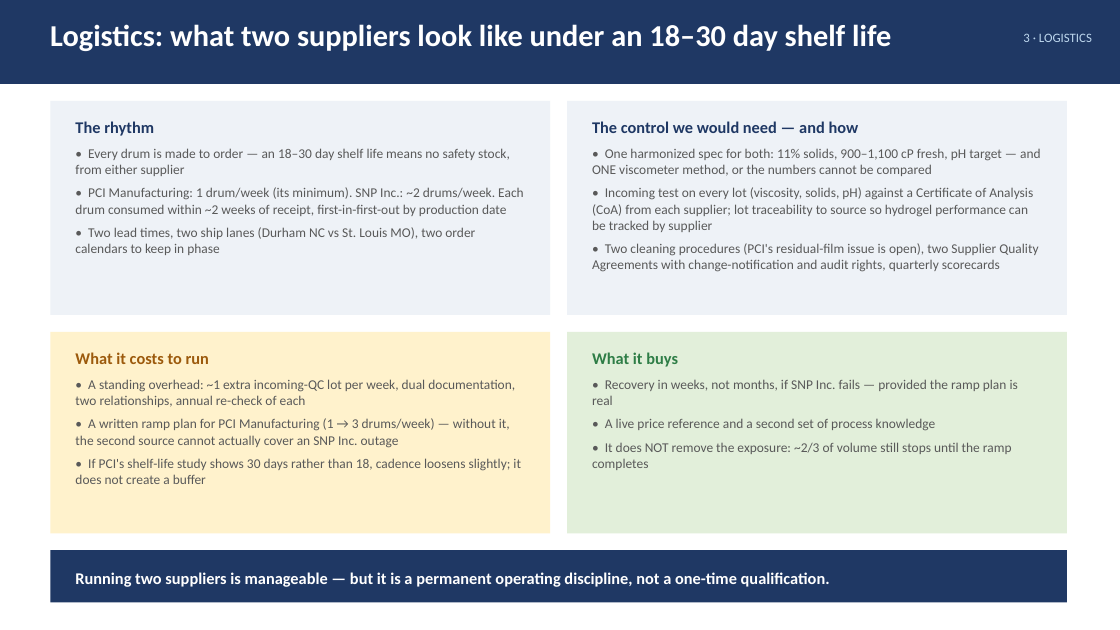
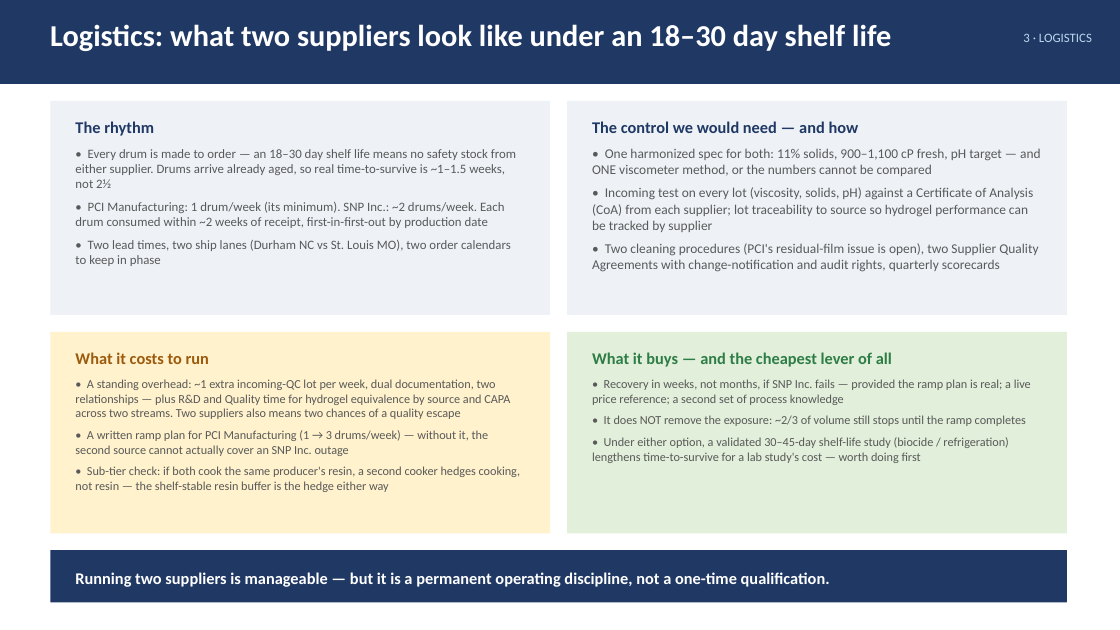
Before and after one commit to naviero1/Claude-Works, a slide deck: slide 6 of PVA second supplier initiative/PVA_Second_Supplier_Leadership_Deck.pptx. Drawn at 1120x630 pixels with LibreOffice and Linux fonts; fonts in the diff are those of the drawing. Boxes give left, top, right and bottom in pixels: in the first picture for what was removed or moved away, otherwise in the second. Text is boxed around its words. In the diff, an @@ line names an element or a change of style, - is before the commit and + after.

```diff
--- a/PVA second supplier initiative/PVA_Second_Supplier_Leadership_Deck.pptx
+++ b/PVA second supplier initiative/PVA_Second_Supplier_Leadership_Deck.pptx
@@ text at bbox=[75, 149, 516, 188]: text changed; size 11.5 to 11 pt @@
-• Every drum is made to order — an 18–30 day shelf life means no safety stock, from either supplier
+• Every drum is made to order — an 18–30 day shelf life means no safety stock from either supplier. Drums arrive already aged, so real time-to-survive is ~1–1.5 weeks, not 2½
@@ text at bbox=[75, 202, 511, 266]: size 11.5 to 11 pt in "• PCI Manufacturing: 1 drum/week (its minimum). ...", "• Two lead times, two ship lanes ..." @@
@@ text at bbox=[592, 352, 1031, 405]: text changed; size 11.5 to 10.5 pt @@
-What it buys
-• Recovery in weeks, not months, if SNP Inc. fails — provided the ramp plan is real
-• A live price reference and a second set of process knowledge
+What it buys — and the cheapest lever of all
+• Recovery in weeks, not months, if SNP Inc. fails — provided the ramp plan is real; a live price reference; a second set of process knowledge
@@ text at bbox=[75, 379, 510, 419]: text changed; size 11.5 to 10.5 pt @@
-• A standing overhead: ~1 extra incoming-QC lot per week, dual documentation, two relationships, annual re-check of each
+• A standing overhead: ~1 extra incoming-QC lot per week, dual documentation, two relationships — plus R&D and Quality time for hydrogel equivalence by source and CAPA across two streams. Two suppliers also means two chances of a quality escape
@@ text at bbox=[604, 415, 1026, 426]: size 11.5 to 10.5 pt in "• It does NOT remove the exposure: ..." @@
@@ text at bbox=[75, 430, 489, 456]: size 11.5 to 10.5 pt in "• A written ramp plan for PCI ..." @@
@@ text at bbox=[592, 437, 1008, 463]: paragraph added @@
+• Under either option, a validated 30–45-day shelf-life study (biocide / refrigeration) lengthens time-to-survive for a lab study's cost — worth doing first
@@ text at bbox=[75, 466, 521, 492]: text changed; size 11.5 to 10.5 pt @@
-• If PCI's shelf-life study shows 30 days rather than 18, cadence loosens slightly; it does not create a buffer
+• Sub-tier check: if both cook the same producer's resin, a second cooker hedges cooking, not resin — the shelf-stable resin buffer is the hedge either way
```
Also in this commit, not shown: 2 other slides changed, 1 other file.
